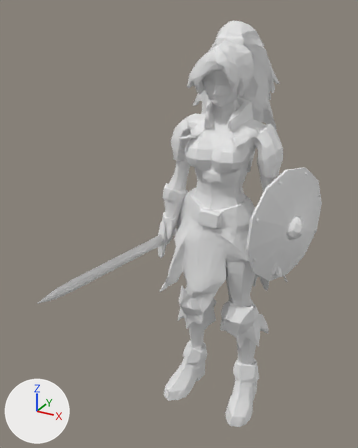
One commit to the Blender file art/heroine/heroine-ai.blend: the scene before it, then after it.
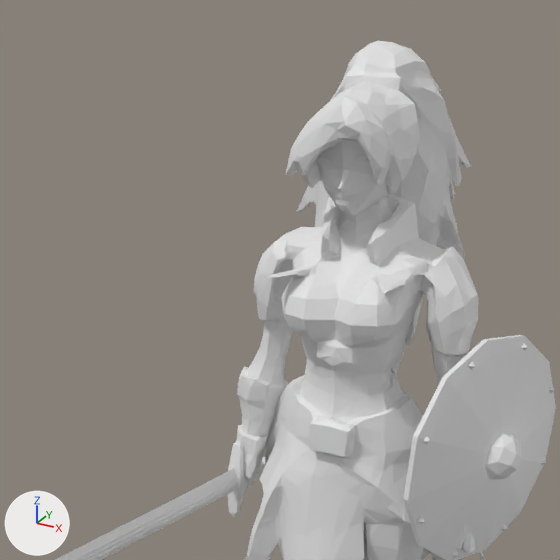
Each version appears first whole from a camera (50 mm lens) standing at (0.871, -2.04, 1.946) and looking at (-0.076, -0.319, 1.086), and next in a close-up on the part from 12% to 90% of the width and 0% to 62% of the height. Arrows for +X, +Y and +Z are at lower left; the lights stay in place. The older version's two pictures come first. Materials are left out; every surface is plain grey.

In view in the first close-up: 'HeroineAI', 'HeroineShield', 'HeroineSword' and 1 more.
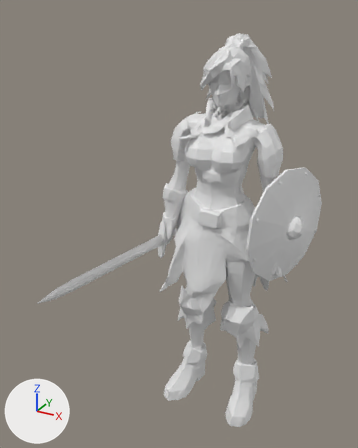
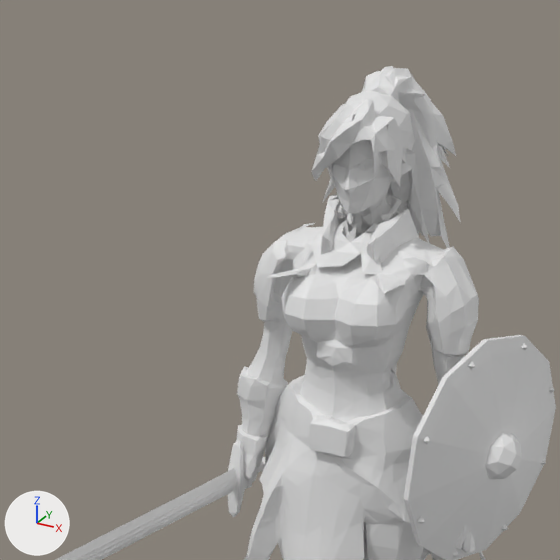
Changed parts and their boxes (x1, y1, x2, y2) in the close-ups (560 x 560 px; the box of a moved part takes in the faces that stretch with it):
'HeroineAI', reshaped
    before: (236, 41, 485, 560)
    after: (236, 66, 485, 560)
part 1 of me_heroineai, added
    after: (302, 223, 395, 275)
part 2 of me_heroineai, moved or reshaped
    before: (286, 41, 472, 372)
    after: (295, 66, 460, 248)

Diff of the bpy script that builds the scene:
```diff
--- a/art/heroine/heroine-ai.blend.py
+++ b/art/heroine/heroine-ai.blend.py
@@ me_heroineai @@
 # used by ob_heroineai; location = (0.0, 0.0, 0.0)
-me_heroineai.from_pydata(...)  # 4373 vertices, 8752 faces; spans x -0.33..0.32, y -0.25..0.34, z -0.02..1.89
+me_heroineai.from_pydata(...)  # 5168 vertices, 10378 faces; spans x -0.33..0.32, y -0.25..0.32, z -0.02..1.84
+# me_heroineai part 1: a new loose piece of 29 vertices spanning x -0.1..0.1, y -0.14..-0.06, z 1.44..1.53
+# me_heroineai part 2: 61 vertices moved from x -0.12..0.12, y -0.14..0.19, z 1.54..1.86 to x -0.09..0.1, y -0.12..0.17, z 1.54..1.84; 1198 vertices removed from x -0.3..0.14, y -0.21..0.34, z 1.09..1.89; 1964 vertices added at x -0.18..0.16, y -0.16..0.23, z 1.38..1.84
```
